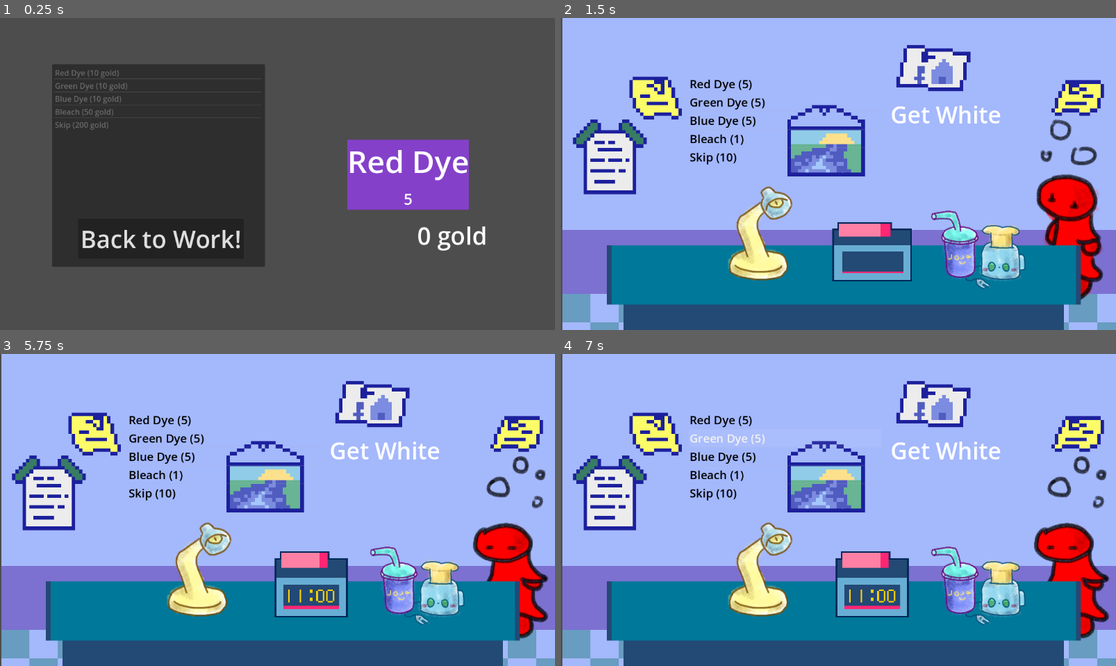
Above: before the commit, frames 1-4 (two rows, left to right).
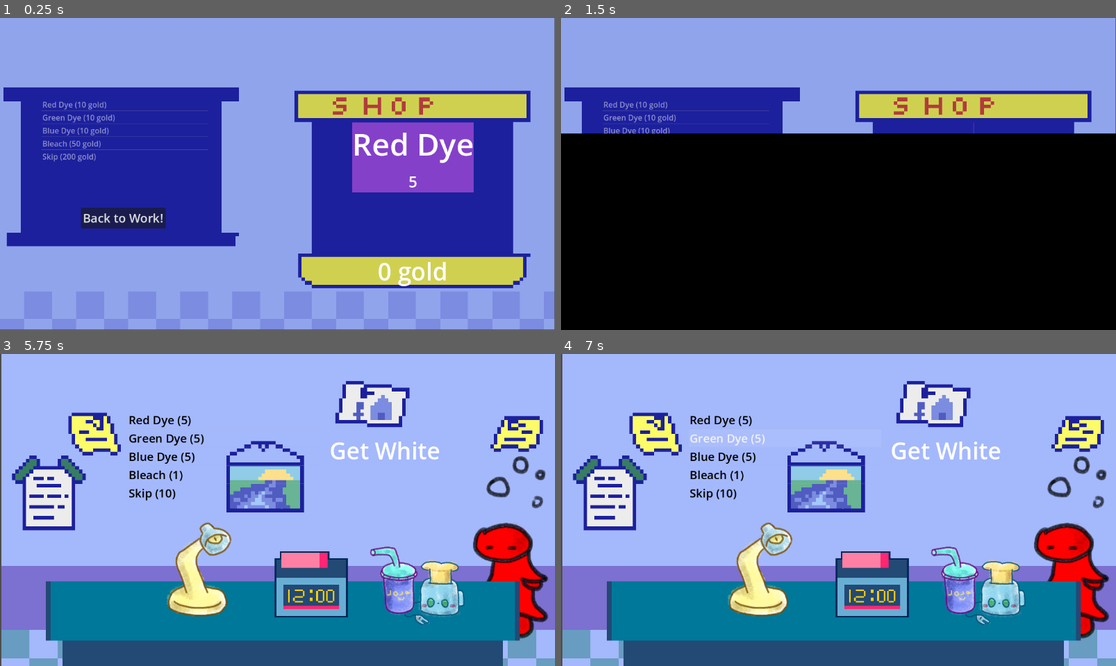
Above: after the commit, the same moments.

Repository: etherware-novice/poisongamejam
Game: Godot game, scene res://scenes/shop.tscn
Same seed, same stepped clock (60 frames per second), same inputs: the game is played once before the commit and once after it. This scene is started directly instead of the project's main scene. The engine's default icon, where the game draws it, is replaced by a stand-in: a white triangle on a blue panel in a dark square.
Inputs (mouse positions are in pixels of both pictures, inside the frame that each line leads up to):
- Up to frame 1 (0.25 s): no input
- Up to frame 2 (1.5 s): click "Back to Work!" at 0.5 s; move the mouse to (960, 158) at 1.27 s
- Up to frame 3 (5.75 s): move the mouse to (166, 525) at 2.02 s; move the mouse to (333, 441) at 2.77 s; tap Enter at 3.5 s; move the mouse to (249, 572) at 3.52 s; move the mouse to (444, 556) at 4.27 s; tap Space at 5 s; move the mouse to (111, 463) at 5.02 s
- Up to frame 4 (7 s): move the mouse to (866, 510) at 5.77 s; tap Enter at 6.5 s; move the mouse to (755, 432) at 6.52 s

The runs differ from the first frame. In frame 1, 98% of the frame differs, in the area x 0-100%, y 0-100%; in frame 2, 77%; in frame 3, less than 0.1%; in frame 4, less than 0.1%.

Commit message:
improved the shop scene

Diff:
--- a/scenes/shop.tscn
+++ b/scenes/shop.tscn
@@ -1,15 +1,32 @@
-[gd_scene load_steps=3 format=3 uid="uid://cxrpeu3i0tn52"]
+[gd_scene load_steps=7 format=3 uid="uid://cxrpeu3i0tn52"]
 
 [ext_resource type="Script" path="res://scripts/buylist.gd" id="1_7n5um"]
+[ext_resource type="Texture2D" uid="uid://bdodovmq8gvfy" path="res://art/shopWall.png" id="1_8hbcx"]
 [ext_resource type="Script" path="res://scripts/listCurItemAmt.gd" id="2_nkqoo"]
+
+[sub_resource type="StyleBoxEmpty" id="StyleBoxEmpty_j2p7e"]
+
+[sub_resource type="StyleBoxEmpty" id="StyleBoxEmpty_5toe3"]
+
+[sub_resource type="StyleBoxEmpty" id="StyleBoxEmpty_0m58m"]
 
 [node name="shop" type="Node2D"]
 
+[node name="shopWall" type="TextureRect" parent="."]
+texture_filter = 1
+offset_right = 1151.0
+offset_bottom = 647.0
+texture = ExtResource("1_8hbcx")
+
 [node name="buylist" type="ItemList" parent="."]
-offset_left = 108.0
-offset_top = 96.0
-offset_right = 550.0
-offset_bottom = 517.0
+offset_left = 86.0
+offset_top = 166.0
+offset_right = 432.0
+offset_bottom = 448.0
+theme_override_colors/font_color = Color(1, 1, 1, 1)
+theme_override_styles/panel = SubResource("StyleBoxEmpty_j2p7e")
+theme_override_styles/selected = SubResource("StyleBoxEmpty_5toe3")
+theme_override_styles/selected_focus = SubResource("StyleBoxEmpty_0m58m")
 script = ExtResource("1_7n5um")
 
 [node name="listCurItemAmt" type="CenterContainer" parent="."]
@@ -17,10 +34,10 @@
 anchors_preset = 15
 anchor_right = 1.0
 anchor_bottom = 1.0
-offset_left = 586.0
-offset_top = 181.0
-offset_right = 1108.0
-offset_bottom = 471.0
+offset_left = 645.0
+offset_top = 194.0
+offset_right = 1069.0
+offset_bottom = 385.0
 grow_horizontal = 2
 grow_vertical = 2
 size_flags_horizontal = 3
@@ -59,19 +76,19 @@
 text = "5"
 
 [node name="bank" type="Label" parent="."]
-offset_left = 866.0
-offset_top = 417.0
-offset_right = 982.0
-offset_bottom = 489.0
+offset_left = 784.0
+offset_top = 491.0
+offset_right = 900.0
+offset_bottom = 563.0
 theme_override_font_sizes/font_size = 50
 text = "9999"
 
 [node name="stopshop" type="Button" parent="."]
-offset_left = 162.0
-offset_top = 417.0
-offset_right = 506.0
-offset_bottom = 500.0
-theme_override_font_sizes/font_size = 50
+offset_left = 168.0
+offset_top = 394.0
+offset_right = 344.0
+offset_bottom = 437.0
+theme_override_font_sizes/font_size = 25
 text = "Back to Work!"
 
 [connection signal="item_clicked" from="buylist" to="buylist" method="_on_item_clicked"]
--- a/scripts/buylist.gd
+++ b/scripts/buylist.gd
@@ -1,7 +1,7 @@
 extends ItemList
 
 var itemCost = [10, 10, 10, 50, 200]
-var dyeStack = 20
+var dyeStack = 10
 
 # Called when the node enters the scene tree for the first time.
 func _ready():
@@ -44,4 +44,5 @@
 
 
 func _on_stopshop_pressed():
-	get_tree().change_scene_to_file("res://scenes/main_game_loop.tscn")
+	var wipe = constants.fade.instantiate()
+	wipe.loadScene(self, "res://scenes/main_game_loop.tscn")
Binary file added: art/shopWall.aseprite
Binary file added: art/shopWall.png
Not shown, added: art/shopWall.png.import
